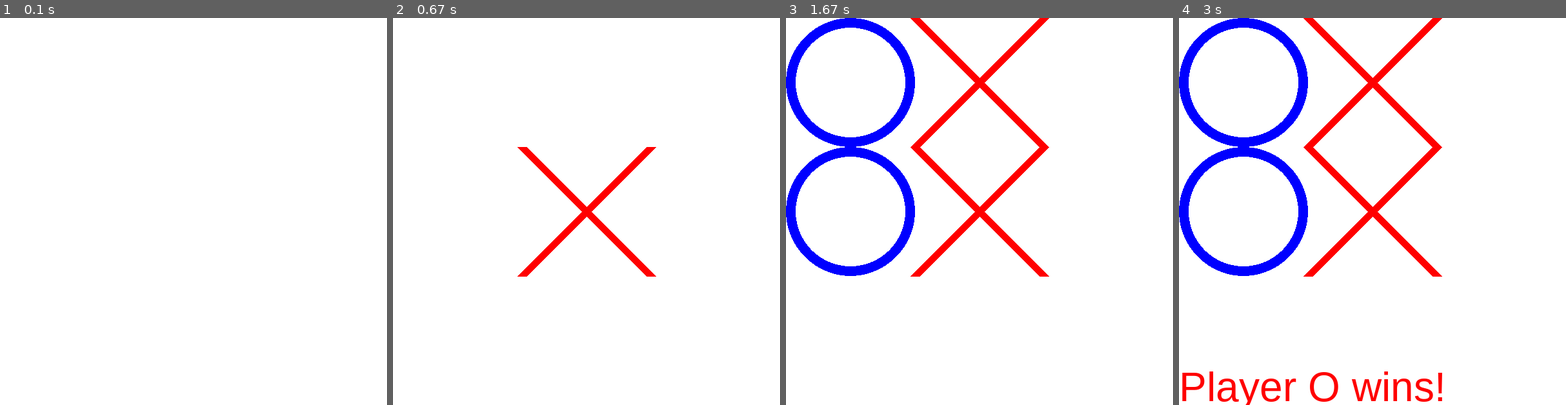
Above: before the commit, frames 1-4 (left to right).
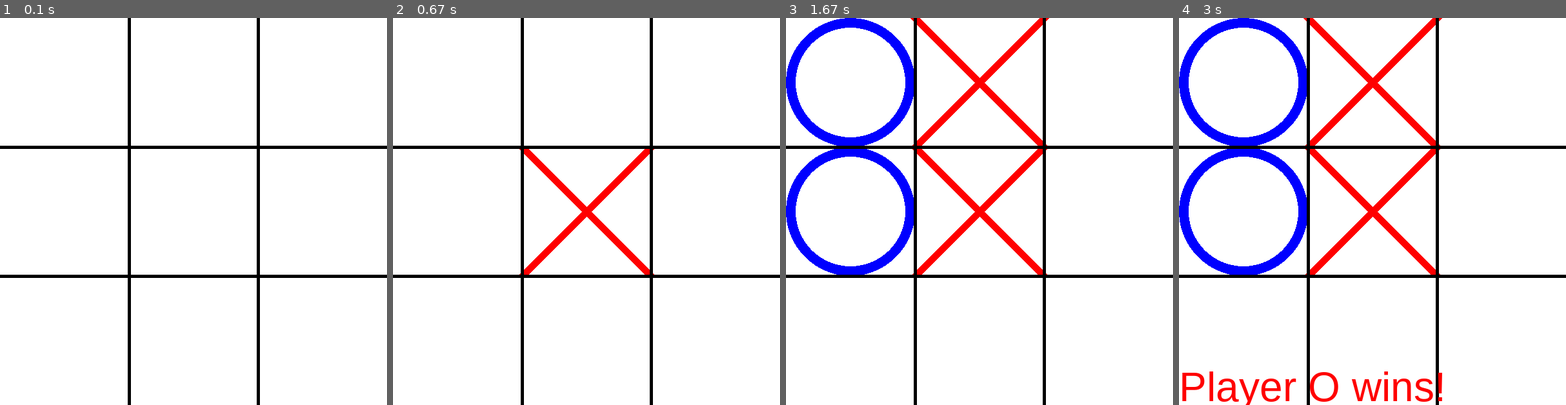
Above: after the commit, the same moments.

Repository: wxiExist/RL-game
Game: pygame game, started from Testing/XO-game-pyGame-Test.py
Two runs of this game, one before a commit and one after it. Both use one fixed random seed, a clock stepped at 60 frames per second and the inputs below.
Inputs (mouse positions are in pixels of both pictures, inside the frame that each line leads up to):
- Up to frame 1 (0.1 s): no input
- Up to frame 2 (0.67 s): click (586, 211) at 0.38 s
- Up to frame 3 (1.67 s): click (886, 215) at 0.72 s; click (1037, 76) at 1.05 s; click (886, 134) at 1.38 s
- Up to frame 4 (3 s): click (1353, 312) at 1.75 s

The runs differ from the first frame. In frame 1, 3.3% of the frame differs, in the area x 0-100%, y 0-100%; in frame 2, 3.3%; in frame 3, 3.3%; in frame 4, 3.3%.

Commit message:
Intrface
add black lines between the fields in the Tic Tac Toe game

Diff:
--- a/Testing/XO-game-pyGame-Test.py
+++ b/Testing/XO-game-pyGame-Test.py
@@ -37,6 +37,11 @@
                 pygame.draw.line(screen, RED, (x, y + SIZE), (x + SIZE, y), 15)
             elif board[i][j] == 'O':
                 pygame.draw.circle(screen, BLUE, (x + SIZE // 2, y + SIZE // 2), SIZE // 2, 15)
+
+    # Draw black lines between fields
+    for i in range(1, 3):
+        pygame.draw.line(screen, BLACK, (MARGIN + i * SIZE, MARGIN), (MARGIN + i * SIZE, MARGIN + 3 * SIZE), 5)
+        pygame.draw.line(screen, BLACK, (MARGIN, MARGIN + i * SIZE), (MARGIN + 3 * SIZE, MARGIN + i * SIZE), 5)
 
 # Function to handle events
 def handle_events():
